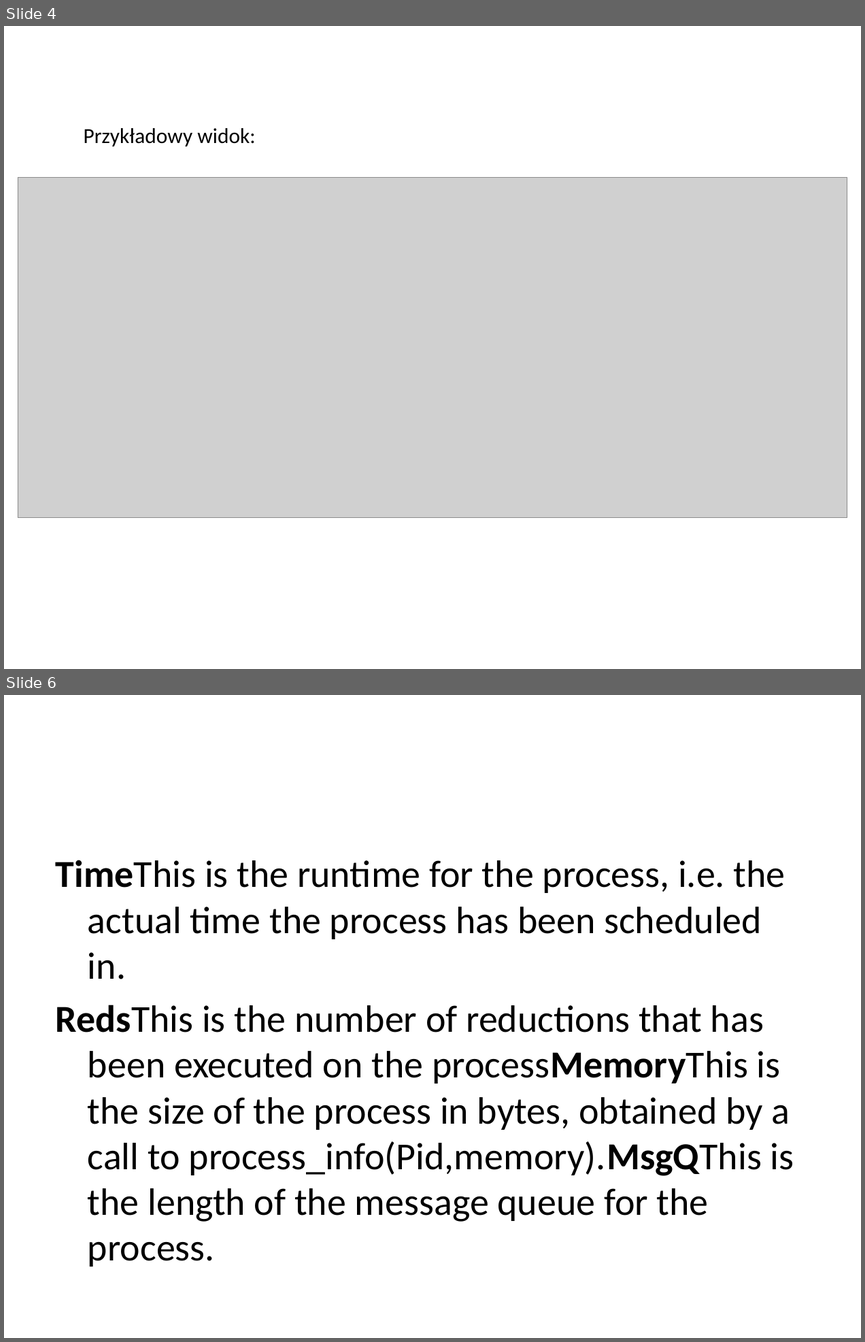
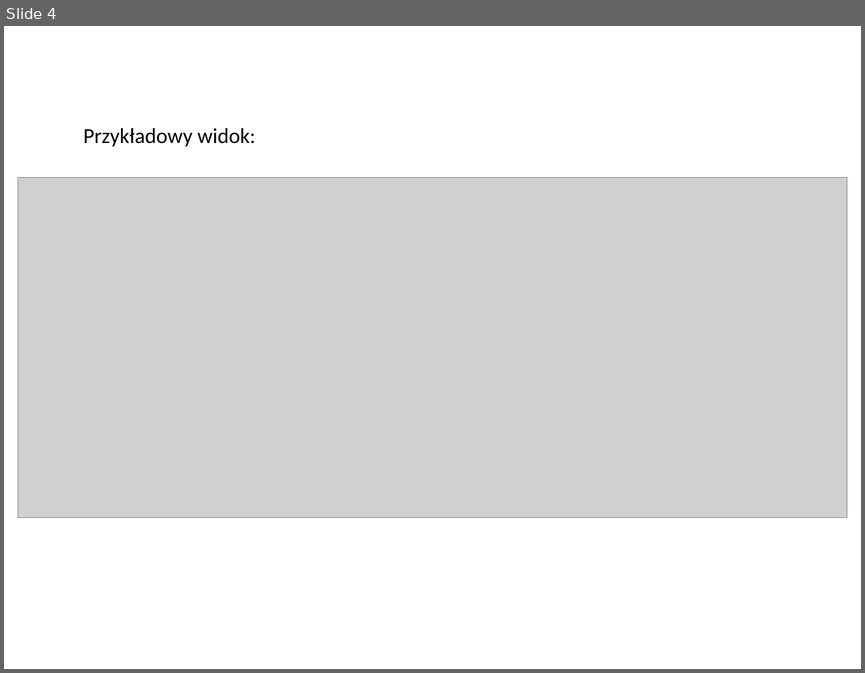
Before and after one commit to jakmak24/etopProjekt, a slide deck: Prezentacja.pptx. Shown one above the other, each under a label of ours: slides 4 and 6 before the commit, slide 4 after it; the slides between them are not shown. The pictures are 865x1342 and 865x673 pixels, drawn with LibreOffice and Linux fonts; fonts in the diff are those of the drawing; grey boxes stand for pictures. Boxes give left, top, right and bottom in pixels: in the first picture for what was removed or moved away, otherwise in the second. Text is boxed around its words. In the diff, an @@ line names an element or a change of style, - is before the commit and + after.

```diff
--- a/Prezentacja.pptx
+++ b/Prezentacja.pptx
@@ slide 6 removed at [4,695,861,1338], background #FFFFFF @@
@@ text removed at [56,860,794,1266] @@
-TimeThis is the runtime for the process, i.e. the actual time the process has been scheduled in.
-RedsThis is the number of reductions that has been executed on the processMemoryThis is the size of the process in bytes, obtained by a call to process_info(Pid,memory).MsgQThis is the length of the message queue for the process.
```
Also in this commit, not shown: 2 slides added, 1 other slide removed, 2 other files.
